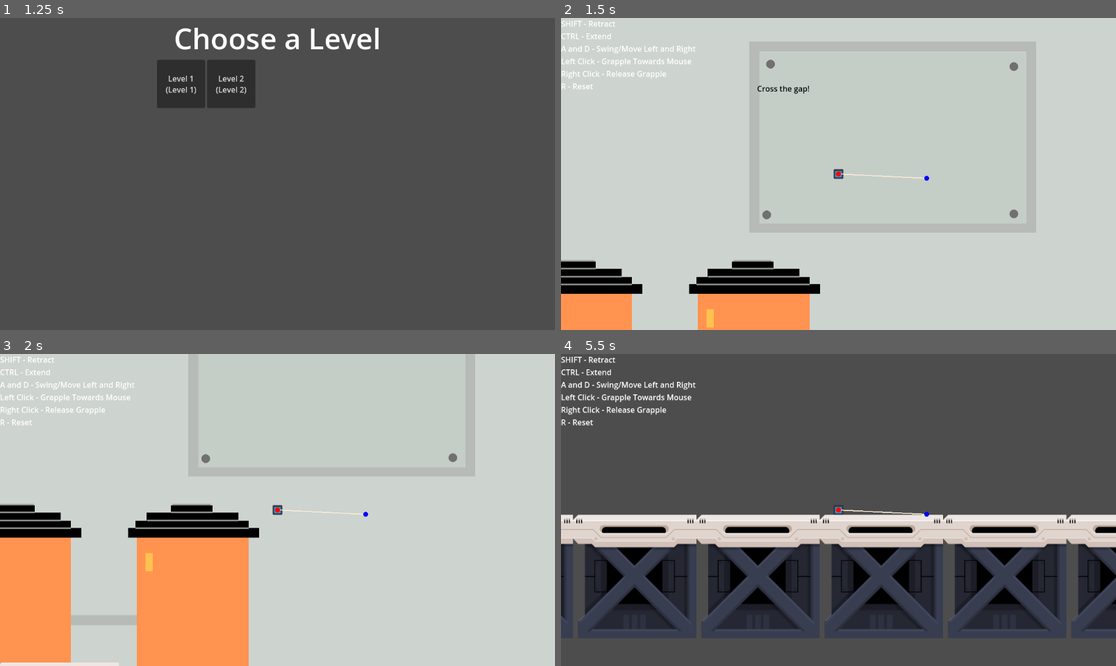
Above: before the commit, frames 1-4 (two rows, left to right).
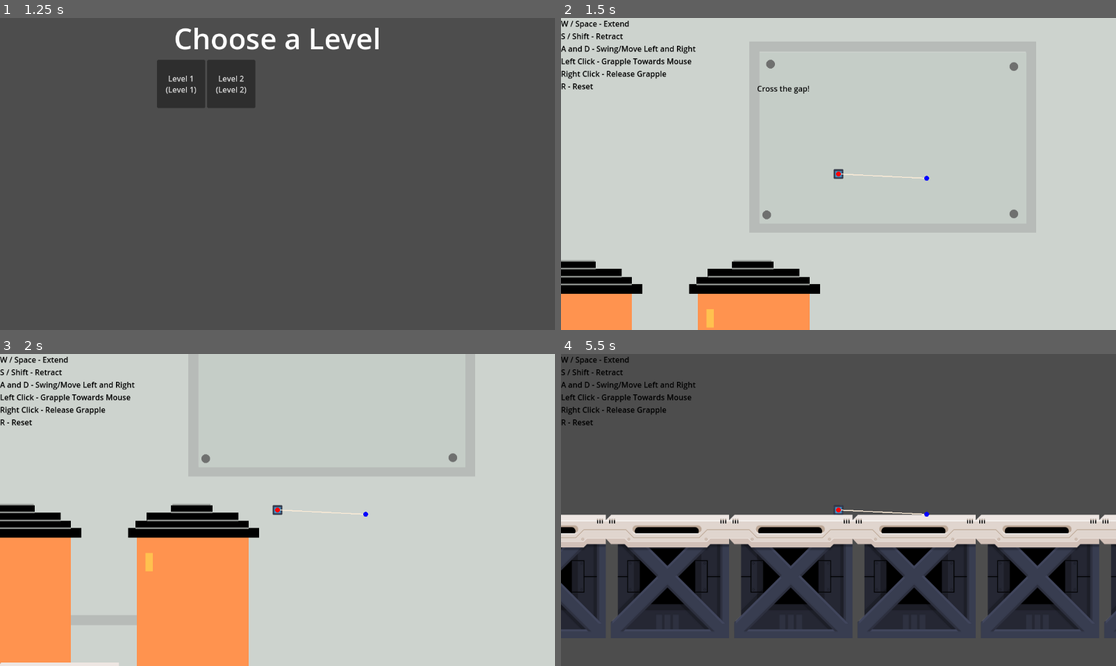
Above: after the commit, the same moments.

Repository: matthewchen146/cmpm-172-grappling-platformer
Game: Godot game, scene res://scenes/main_scenes/title/title.tscn
Same seed, same stepped clock (60 frames per second), same inputs: the game is played once before the commit and once after it. The engine's default icon, where the game draws it, is replaced by a stand-in: a white triangle on a blue panel in a dark square.
Inputs (mouse positions are in pixels of both pictures, inside the frame that each line leads up to):
- Up to frame 1 (1.25 s): click "Play" at 0.5 s
- Up to frame 2 (1.5 s): click "Level 1 (Level 1)" at 1.25 s
- Up to frame 3 (2 s): no input
- Up to frame 4 (5.5 s): move the mouse to (960, 494) at 2.02 s; hold Right (move_right) 2.03-2.78 s; hold S (lower, bound only after the commit) 2.03-2.78 s; click (960, 494) at 2.17 s; tap Space (jump) at 2.27, 2.57, 3.02, 3.32, 3.8, 4.25, 4.35, 4.52, 4.82, 5.27 s; tap Shift at 2.3, 2.85, 5.3 s; move the mouse to (727, 525) at 2.77 s; hold Left (move_left) 2.78-3.53 s; tap Ctrl at 3.05 s; tap Enter at 3.5, 5 s; move the mouse to (894, 441) at 3.52 s; hold Ctrl 3.53-4.28 s; hold Right (move_right) 3.53-5.03 s; move the mouse to (810, 572) at 4.27 s; click (810, 572) at 4.42 s; tap S (lower, bound only after the commit) at 4.55 s; move the mouse to (1005, 556) at 5.02 s; hold Left (move_left) from 5.03 s (still down); hold S (lower, bound only after the commit) from 5.03 s (still down)

Frame 1 is identical in both runs. In frame 2, 1.1% of the frame differs, in the area x 0-25%, y 0-23%; in frame 3, 1.1%; in frame 4, 20%, in the area x 0-100%, y 0-89%.

Commit message:
fixed things and tweaked

Diff:
--- a/project.godot
+++ b/project.godot
@@ -45,6 +45,13 @@
 "events": [Object(InputEventKey,"resource_local_to_scene":false,"resource_name":"","device":-1,"window_id":0,"alt_press …(182 unchanged characters)…
 ]
 }
+lower={
+"deadzone": 0.5,
+"events": [Object(InputEventKey,"resource_local_to_scene":false,"resource_name":"","device":-1,"window_id":0,"alt_pressed":false,"shift_pressed":false,"ctrl_pressed":false,"meta_pressed":false,"pressed":false,"keycode":0,"physical_keycode":83,"key_label":0,"unicode":115,"echo":false,"script":null)
+, Object(InputEventKey,"resource_local_to_scene":false,"resource_name":"","device":-1,"window_id":0,"alt_pressed":false,"shift_pressed":false,"ctrl_pressed":false,"meta_pressed":false,"pressed":false,"keycode":0,"physical_keycode":4194325,"key_label":0,"unicode":0,"echo":false,"script":null)
+, Object(InputEventKey,"resource_local_to_scene":false,"resource_name":"","device":-1,"window_id":0,"alt_pressed":false,"shift_pressed":false,"ctrl_pressed":false,"meta_pressed":false,"pressed":false,"keycode":0,"physical_keycode":4194322,"key_label":0,"unicode":0,"echo":false,"script":null)
+]
+}
 
 [rendering]
 
--- a/scenes/main_scenes/Levels/Level1.tscn
+++ b/scenes/main_scenes/Levels/Level1.tscn
@@ -123,7 +123,6 @@
 linear_damp = 0.1
 script = ExtResource("3_h4c20")
 grapple_reach = 500.0
-move_speed = 300.0
 corner_adjustment = 10.0
 metadata/_edit_group_ = true
 
@@ -142,10 +141,11 @@
 [node name="CanvasLayer" type="CanvasLayer" parent="."]
 
 [node name="Label" type="Label" parent="CanvasLayer"]
+modulate = Color(0, 0, 0, 1)
 offset_right = 40.0
 offset_bottom = 23.0
-text = "SHIFT - Retract
-CTRL - Extend
+text = "W / Space - Extend
+S / Shift - Retract
 A and D - Swing/Move Left and Right
 Left Click - Grapple Towards Mouse
 Right Click - Release Grapple
--- a/scenes/main_scenes/Levels/Level2.tscn
+++ b/scenes/main_scenes/Levels/Level2.tscn
@@ -123,7 +123,6 @@
 linear_damp = 0.1
 script = ExtResource("3_4qf4m")
 grapple_reach = 500.0
-move_speed = 300.0
 corner_adjustment = 10.0
 metadata/_edit_group_ = true
 
@@ -141,10 +140,11 @@
 [node name="CanvasLayer" type="CanvasLayer" parent="."]
 
 [node name="Label" type="Label" parent="CanvasLayer"]
+modulate = Color(0, 0, 0, 1)
 offset_right = 40.0
 offset_bottom = 23.0
-text = "SHIFT - Retract
-CTRL - Extend
+text = "W / Space - Extend
+S / Shift - Retract
 A and D - Swing/Move Left and Right
 Left Click - Grapple Towards Mouse
 Right Click - Release Grapple
--- a/scenes/main_scenes/Levels/Level3.tscn
+++ b/scenes/main_scenes/Levels/Level3.tscn
@@ -123,7 +123,6 @@
 linear_damp = 0.1
 script = ExtResource("3_whv3n")
 grapple_reach = 500.0
-move_speed = 300.0
 corner_adjustment = 10.0
 metadata/_edit_group_ = true
 
@@ -141,10 +140,11 @@
 [node name="CanvasLayer" type="CanvasLayer" parent="."]
 
 [node name="Label" type="Label" parent="CanvasLayer"]
+modulate = Color(0, 0, 0, 1)
 offset_right = 40.0
 offset_bottom = 23.0
-text = "SHIFT - Retract
-CTRL - Extend
+text = "W / Space - Extend
+S / Shift - Retract
 A and D - Swing/Move Left and Right
 Left Click - Grapple Towards Mouse
 Right Click - Release Grapple
--- a/scripts/Player.gd
+++ b/scripts/Player.gd
@@ -2,7 +2,7 @@
 
 @export var max_length : float = 200
 @export var grapple_reach: float = 200
-@export var move_speed: float = 250
+var move_speed: float = 900
 @export var min_corner_distance: float = 10
 
 @export var corner_adjustment : float = 0.5
@@ -227,11 +227,11 @@
 		move_and_collide(-diff.normalized() * (length - current_max_length))
 		apply_impulse(-diff.normalized() * (length - current_max_length) * 100)
 
-	if Input.is_key_pressed(KEY_SHIFT):
+	if Input.is_action_pressed("lower"):
 		current_corner.length -= 200 * delta
 		if current_corner.length < 30 and (corners.size() - 1) == 0: # make it so you can't go below 30 on anchor
 			current_corner.length = 30
-	if Input.is_key_pressed(KEY_CTRL):
+	if Input.is_action_pressed("jump"):
 		current_corner.length += 200 * delta
 
 	if Input.is_key_pressed(KEY_J):
